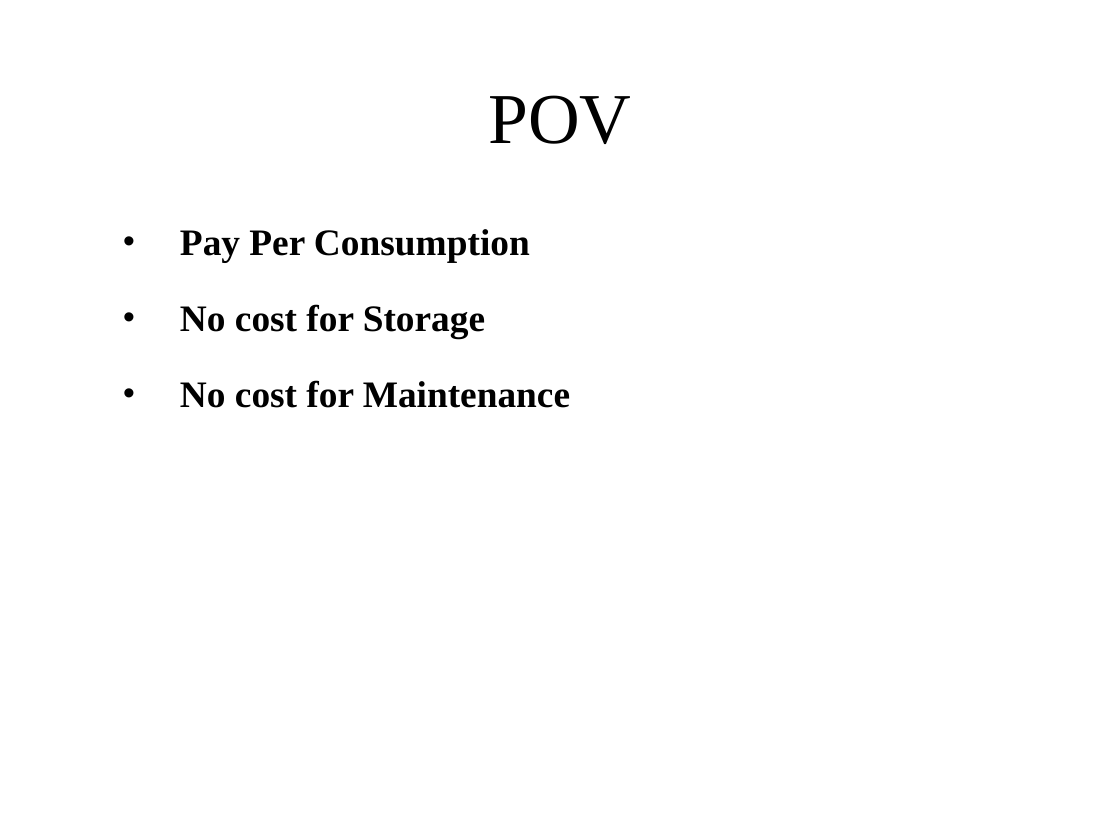
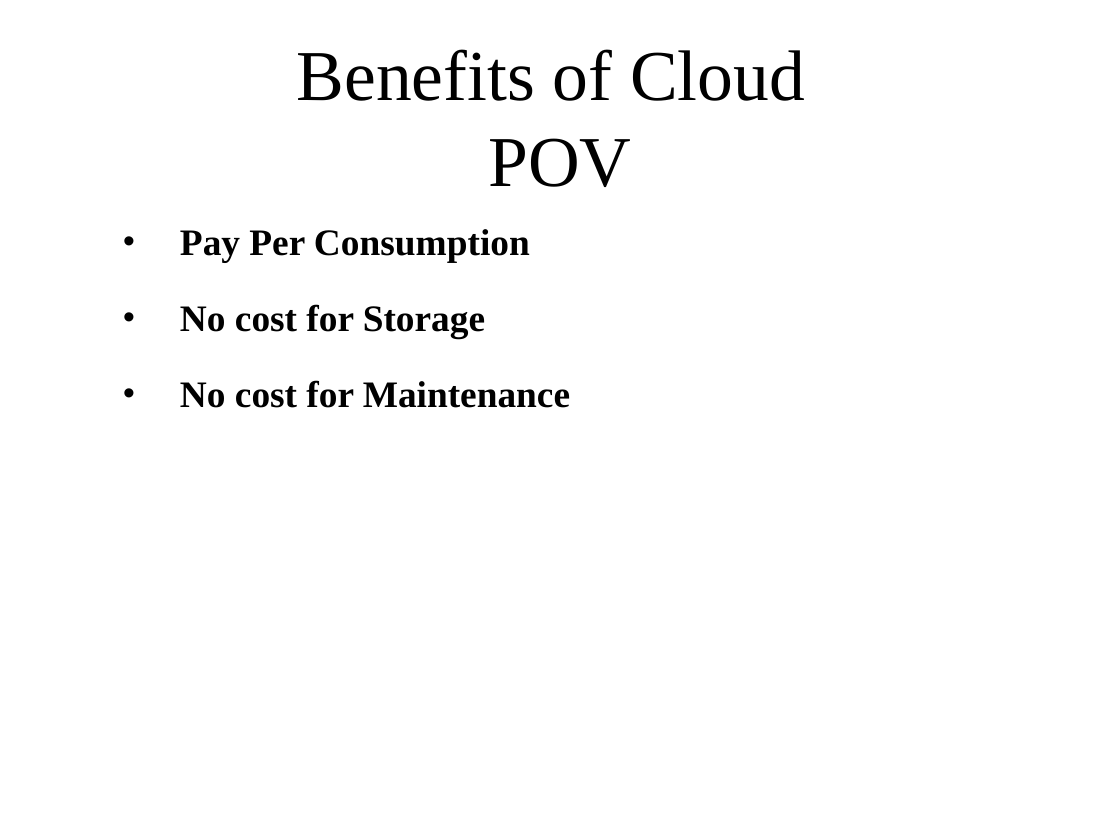
Before and after one commit to trahim/DevOpsWorkshop, a slide deck: slide 6 of Day 2 Presentation.pptx. Drawn at 1120x840 pixels with LibreOffice and Linux fonts; fonts in the diff are those of the drawing; background and template pictures are left out. Boxes give left, top, right and bottom in pixels: in the first picture for what was removed or moved away, otherwise in the second. Text is boxed around its words. In the diff, an @@ line names an element or a change of style, - is before the commit and + after.

```diff
--- a/Day 2 Presentation.pptx
+++ b/Day 2 Presentation.pptx
@@ title at [297, 49, 805, 187]: text changed @@
-POV
+Benefits of Cloud
+POV
```
Also in this commit, not shown: 2 other slides changed.
